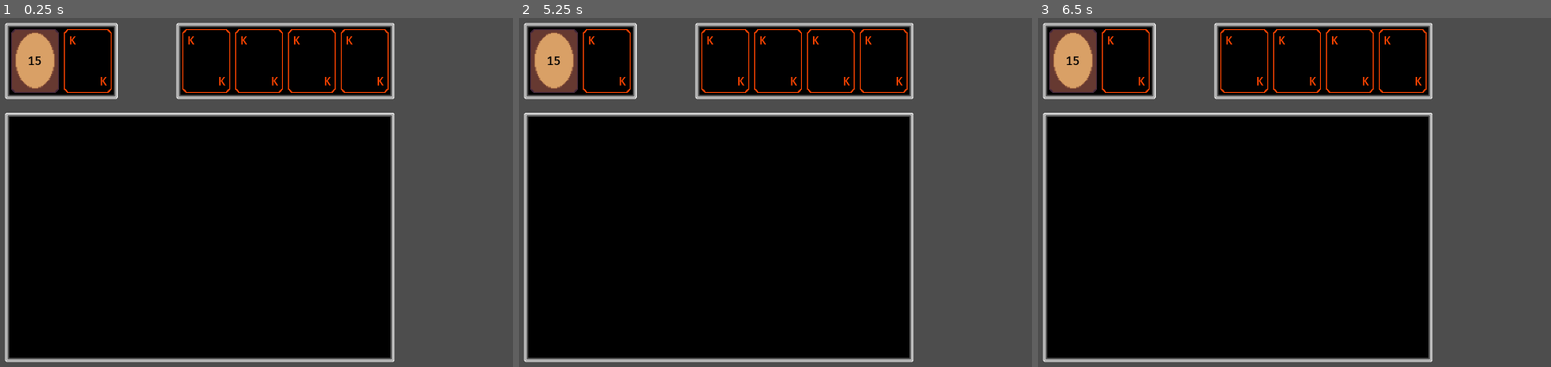
Above: before the commit, frames 1-3 (left to right).
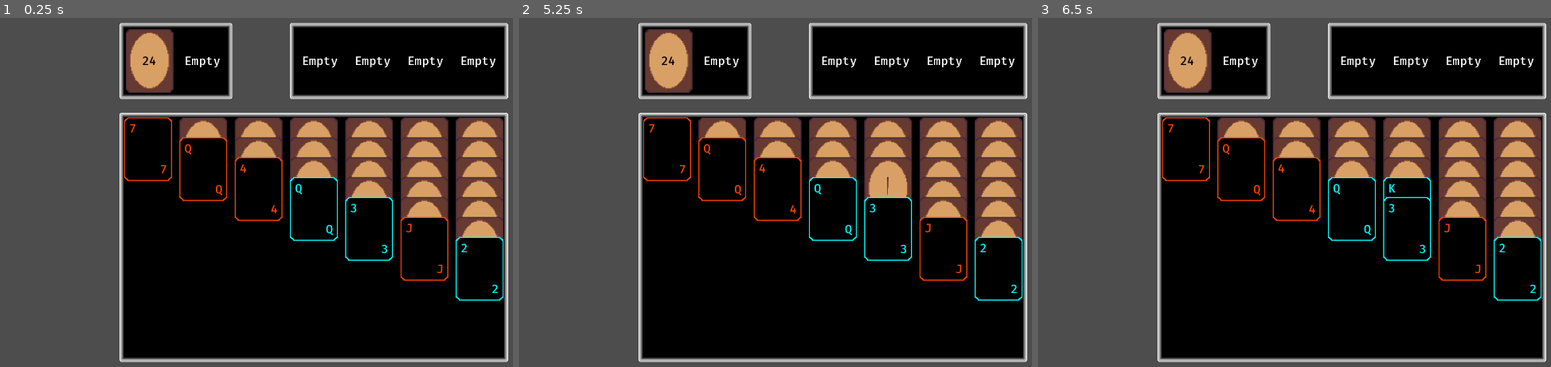
Above: after the commit, the same moments.

Repository: bjornarprytz/solitaire
Game: Godot game, scene res://main.tscn
Two runs of this game, one before a commit and one after it. Both use one fixed random seed, a clock stepped at 60 frames per second and the inputs below.
Inputs (mouse positions are in pixels of both pictures, inside the frame that each line leads up to):
- Up to frame 1 (0.25 s): no input
- Up to frame 2 (5.25 s): tap Enter at 0.5, 2, 3.5 s; move the mouse to (975, 175) at 0.52 s; click (975, 175) at 0.67 s; tap Space at 1.25, 2.75, 4.25 s; move the mouse to (703, 209) at 1.27 s; click (703, 209) at 1.42 s; move the mouse to (898, 112) at 2.02 s; click (898, 112) at 2.17 s; move the mouse to (801, 265) at 2.77 s; click (801, 265) at 2.92 s; move the mouse to (1021, 244) at 3.52 s; click (1021, 244) at 3.67 s; move the mouse to (642, 140) at 4.27 s; click (642, 140) at 4.42 s; move the mouse to (862, 192) at 5.02 s; click (862, 192) at 5.17 s
- Up to frame 3 (6.5 s): move the mouse to (1258, 101) at 5.77 s; click (1258, 101) at 5.92 s

The runs differ from the first frame. In frame 1, 54% of the frame differs, in the area x 0-100%, y 1-99%; in frame 2, 54%; in frame 3, 54%.

Commit message:
initialize piles

Diff:
--- a/src/card.gd
+++ b/src/card.gd
@@ -15,7 +15,7 @@
 func _ready() -> void:
 	value_1.text = card_data.value_as_string()
 	value_2.text = card_data.value_as_string()
-	modulate = card_data.suit_as_color()
+	front.modulate = card_data.suit_as_color()
 
 	if is_face_down:
 		front.hide()
--- a/src/data/card_data.gd
+++ b/src/data/card_data.gd
@@ -11,6 +11,10 @@
 
 @export_range(1, 13) var value: int
 @export var suit : Suit
+
+func _init(suit_: Suit, value_: int) -> void:
+	suit = suit_
+	value = value_
 
 func value_as_string() -> String:
 	match (value):
@@ -33,3 +37,9 @@
 
 func suit_as_icon() -> Texture:
 	return preload("res://icon.svg")
+
+static func each_value() -> Array:
+	return range(1, 14)
+
+static func each_suit() -> Array[Suit]:
+	return [Suit.Hearts, Suit.Clubs, Suit.Diamonds, Suit.Spades]
--- a/src/draw_pile.gd
+++ b/src/draw_pile.gd
@@ -1,12 +1,24 @@
 class_name DrawPile
-extends TextureRect
+extends CanvasItem
 
 @onready var count_label: RichTextLabel = %Count
+@onready var hidden_cards: Node2D = %HiddenCards
 
 @onready var count : int:
 	set(value):
 		count = value
 		count_label.text = str(count)
 
-func _ready() -> void:
-	count = 15
+func add_cards(cards: Array[Card]):
+	for card in cards:
+		if (card.get_parent() == null):
+			hidden_cards.add_child(card)
+		else:
+			card.reparent(hidden_cards)
+	count = hidden_cards.get_child_count()
+
+func get_card() -> Card:
+	if hidden_cards.get_child_count() == 0:
+		return null
+
+	return hidden_cards.get_child(-1)
--- a/src/draw_pile.tscn
+++ b/src/draw_pile.tscn
@@ -3,11 +3,18 @@
 [ext_resource type="Texture2D" uid="uid://x26utaa7p8la" path="res://assets/img/card-back-sprite-medium.png" id="1_k8hdt"]
 [ext_resource type="Script" uid="uid://btybroomsnd" path="res://draw_pile.gd" id="2_iq4tk"]
 
-[node name="TextureRect" type="TextureRect"]
-texture = ExtResource("1_k8hdt")
+[node name="DrawPile" type="MarginContainer"]
+theme_override_constants/margin_left = 3
+theme_override_constants/margin_top = 3
+theme_override_constants/margin_right = 3
+theme_override_constants/margin_bottom = 3
 script = ExtResource("2_iq4tk")
 
-[node name="Count" type="RichTextLabel" parent="."]
+[node name="Texture" type="TextureRect" parent="."]
+layout_mode = 2
+texture = ExtResource("1_k8hdt")
+
+[node name="Count" type="RichTextLabel" parent="Texture"]
 unique_name_in_owner = true
 modulate = Color(0, 0, 0, 1)
 layout_mode = 1
@@ -25,3 +32,8 @@
 fit_content = true
 horizontal_alignment = 1
 vertical_alignment = 1
+
+[node name="HiddenCards" type="Node2D" parent="."]
+unique_name_in_owner = true
+visible = false
+position = Vector2(3, 3)
--- a/src/main.gd
+++ b/src/main.gd
@@ -1 +1,30 @@
 extends Node2D
+
+var card_spawner = preload("res://card.tscn")
+
+@onready var stack_piles: Array[StackPile] = [%StackPile1, %StackPile2, %StackPile3, %StackPile4, %StackPile5, %StackPile6, %StackPile7]
+@onready var open_pile: OpenPile = %OpenPile
+@onready var draw_pile: DrawPile = %DrawPile
+
+func _ready() -> void:
+	var cards: Array[Card] = []
+	for suit in CardData.each_suit():
+		for value in CardData.each_value():
+			var card = card_spawner.instantiate() as Card
+			card.card_data = CardData.new(suit, value)
+
+			cards.push_back(card)
+	cards.shuffle()
+
+	for i in range(stack_piles.size()):
+		var pile = stack_piles[i]
+
+		var face_down_cards: Array[Card] = []
+		for j in range(i):
+			var card = cards.pop_back()
+			face_down_cards.push_back(card)
+		var face_up_card = cards.pop_back()
+
+		pile.initialize(face_down_cards, face_up_card)
+
+	draw_pile.add_cards(cards)
--- a/src/main.tscn
+++ b/src/main.tscn
@@ -1,17 +1,10 @@
-[gd_scene load_steps=8 format=3 uid="uid://cgrejd4v5ywd3"]
+[gd_scene load_steps=6 format=3 uid="uid://cgrejd4v5ywd3"]
 
 [ext_resource type="Script" uid="uid://ceckrfjftshqs" path="res://main.gd" id="1_ig7tw"]
 [ext_resource type="PackedScene" uid="uid://y2ema5vflrsn" path="res://draw_pile.tscn" id="2_1bvp3"]
-[ext_resource type="PackedScene" uid="uid://bc5e58fyby0i2" path="res://card.tscn" id="3_1bvp3"]
-[ext_resource type="Script" uid="uid://brbusmvass5ub" path="res://data/card_data.gd" id="4_lquwl"]
+[ext_resource type="PackedScene" uid="uid://bbka0t236o8i8" path="res://open_pile.tscn" id="3_lquwl"]
 [ext_resource type="PackedScene" uid="uid://cblwct10ittyy" path="res://terminal_pile.tscn" id="5_lquwl"]
 [ext_resource type="PackedScene" uid="uid://d0adfppnjcaek" path="res://stack_pile.tscn" id="6_7mycd"]
-
-[sub_resource type="Resource" id="Resource_7mycd"]
-script = ExtResource("4_lquwl")
-value = 13
-suit = 2
-metadata/_custom_type_script = "uid://brbusmvass5ub"
 
 [node name="Main" type="Node2D"]
 script = ExtResource("1_ig7tw")
@@ -22,7 +15,6 @@
 anchors_preset = 15
 anchor_right = 1.0
 anchor_bottom = 1.0
-offset_right = -458.0
 grow_horizontal = 2
 grow_vertical = 2
 theme_override_constants/margin_left = 20
@@ -32,6 +24,7 @@
 
 [node name="Control" type="Control" parent="CanvasLayer/MarginContainer"]
 layout_mode = 2
+size_flags_horizontal = 4
 
 [node name="VBoxContainer" type="VBoxContainer" parent="CanvasLayer/MarginContainer/Control"]
 layout_mode = 1
@@ -51,27 +44,13 @@
 [node name="HB" type="HBoxContainer" parent="CanvasLayer/MarginContainer/Control/VBoxContainer/HBoxContainer/DrawAndOpen"]
 layout_mode = 2
 
-[node name="DrawPile" type="MarginContainer" parent="CanvasLayer/MarginContainer/Control/VBoxContainer/HBoxContainer/DrawAndOpen/HB"]
-layout_mode = 2
-theme_override_constants/margin_left = 3
-theme_override_constants/margin_top = 3
-theme_override_constants/margin_right = 3
-theme_override_constants/margin_bottom = 3
-
-[node name="TextureRect" parent="CanvasLayer/MarginContainer/Control/VBoxContainer/HBoxContainer/DrawAndOpen/HB/DrawPile" instance=ExtResource("2_1bvp3")]
+[node name="DrawPile" parent="CanvasLayer/MarginContainer/Control/VBoxContainer/HBoxContainer/DrawAndOpen/HB" instance=ExtResource("2_1bvp3")]
+unique_name_in_owner = true
 layout_mode = 2
 
-[node name="OpenPile" type="MarginContainer" parent="CanvasLayer/MarginContainer/Control/VBoxContainer/HBoxContainer/DrawAndOpen/HB"]
+[node name="OpenPile" parent="CanvasLayer/MarginContainer/Control/VBoxContainer/HBoxContainer/DrawAndOpen/HB" instance=ExtResource("3_lquwl")]
+unique_name_in_owner = true
 layout_mode = 2
-theme_override_constants/margin_left = 3
-theme_override_constants/margin_top = 3
-theme_override_constants/margin_right = 3
-theme_override_constants/margin_bottom = 3
-
-[node name="Card" parent="CanvasLayer/MarginContainer/Control/VBoxContainer/HBoxContainer/DrawAndOpen/HB/OpenPile" instance=ExtResource("3_1bvp3")]
-modulate = Color(1, 0.27058825, 0, 1)
-layout_mode = 2
-card_data = SubResource("Resource_7mycd")
 
 [node name="Control" type="Control" parent="CanvasLayer/MarginContainer/Control/VBoxContainer/HBoxContainer"]
 custom_minimum_size = Vector2(20, 0)
@@ -111,23 +90,30 @@
 layout_mode = 2
 theme_override_constants/separation = 15
 
-[node name="StackPile" parent="CanvasLayer/MarginContainer/Control/VBoxContainer/Stacks/HB" instance=ExtResource("6_7mycd")]
+[node name="StackPile1" parent="CanvasLayer/MarginContainer/Control/VBoxContainer/Stacks/HB" instance=ExtResource("6_7mycd")]
+unique_name_in_owner = true
 layout_mode = 2
 
 [node name="StackPile2" parent="CanvasLayer/MarginContainer/Control/VBoxContainer/Stacks/HB" instance=ExtResource("6_7mycd")]
+unique_name_in_owner = true
 layout_mode = 2
 
 [node name="StackPile3" parent="CanvasLayer/MarginContainer/Control/VBoxContainer/Stacks/HB" instance=ExtResource("6_7mycd")]
+unique_name_in_owner = true
 layout_mode = 2
 
 [node name="StackPile4" parent="CanvasLayer/MarginContainer/Control/VBoxContainer/Stacks/HB" instance=ExtResource("6_7mycd")]
+unique_name_in_owner = true
 layout_mode = 2
 
 [node name="StackPile5" parent="CanvasLayer/MarginContainer/Control/VBoxContainer/Stacks/HB" instance=ExtResource("6_7mycd")]
+unique_name_in_owner = true
 layout_mode = 2
 
 [node name="StackPile6" parent="CanvasLayer/MarginContainer/Control/VBoxContainer/Stacks/HB" instance=ExtResource("6_7mycd")]
+unique_name_in_owner = true
 layout_mode = 2
 
 [node name="StackPile7" parent="CanvasLayer/MarginContainer/Control/VBoxContainer/Stacks/HB" instance=ExtResource("6_7mycd")]
+unique_name_in_owner = true
 layout_mode = 2
--- /dev/null
+++ b/src/open_pile.gd
@@ -0,0 +1,2 @@
+class_name OpenPile
+extends CanvasItem
--- /dev/null
+++ b/src/open_pile.tscn
@@ -0,0 +1,20 @@
+[gd_scene load_steps=2 format=3 uid="uid://bbka0t236o8i8"]
+
+[ext_resource type="Script" uid="uid://d27w03fbdt3f0" path="res://open_pile.gd" id="1_pqafe"]
+
+[node name="OpenPile" type="MarginContainer"]
+theme_override_constants/margin_left = 3
+theme_override_constants/margin_top = 3
+theme_override_constants/margin_right = 3
+theme_override_constants/margin_bottom = 3
+script = ExtResource("1_pqafe")
+
+[node name="EmptyText" type="RichTextLabel" parent="."]
+layout_mode = 2
+text = "Empty"
+horizontal_alignment = 1
+vertical_alignment = 1
+
+[node name="Cards" type="Control" parent="."]
+custom_minimum_size = Vector2(96, 128)
+layout_mode = 2
--- a/src/stack_pile.gd
+++ b/src/stack_pile.gd
@@ -8,6 +8,9 @@
 	for card in face_down_cards:
 		card.is_face_down = true
 		face_down.add_child(card)
+
+	if (face_down_cards.size() > 0):
+		face_down.show()
 
 	face_up_card.is_face_down = false
 	face_up.add_child(face_up_card)
--- a/src/stack_pile.tscn
+++ b/src/stack_pile.tscn
@@ -6,11 +6,13 @@
 custom_minimum_size = Vector2(96, 0)
 offset_right = 96.0
 offset_bottom = 1052.0
+size_flags_vertical = 3
 theme_override_constants/separation = -88
 script = ExtResource("1_u52gb")
 
 [node name="FaceDown" type="VBoxContainer" parent="."]
 unique_name_in_owner = true
+visible = false
 layout_mode = 2
 theme_override_constants/separation = -88
 
--- a/src/terminal_pile.tscn
+++ b/src/terminal_pile.tscn
@@ -1,16 +1,8 @@
-[gd_scene load_steps=6 format=3 uid="uid://cblwct10ittyy"]
+[gd_scene load_steps=3 format=3 uid="uid://cblwct10ittyy"]
 
-[ext_resource type="PackedScene" uid="uid://bc5e58fyby0i2" path="res://card.tscn" id="1_gtjg0"]
 [ext_resource type="Script" uid="uid://b6stt2t0vqr" path="res://terminal_pile.gd" id="1_k6s5h"]
-[ext_resource type="Script" uid="uid://brbusmvass5ub" path="res://data/card_data.gd" id="2_k6s5h"]
 
 [sub_resource type="StyleBoxEmpty" id="StyleBoxEmpty_k6s5h"]
-
-[sub_resource type="Resource" id="Resource_7mycd"]
-script = ExtResource("2_k6s5h")
-value = 13
-suit = 2
-metadata/_custom_type_script = "uid://brbusmvass5ub"
 
 [node name="HeartsTerminal" type="MarginContainer"]
 theme_override_constants/margin_left = 3
@@ -19,12 +11,14 @@
 theme_override_constants/margin_bottom = 3
 script = ExtResource("1_k6s5h")
 
+[node name="EmptyText" type="RichTextLabel" parent="."]
+layout_mode = 2
+text = "Empty"
+horizontal_alignment = 1
+vertical_alignment = 1
+
 [node name="Cards" type="PanelContainer" parent="."]
 unique_name_in_owner = true
+custom_minimum_size = Vector2(96, 128)
 layout_mode = 2
 theme_override_styles/panel = SubResource("StyleBoxEmpty_k6s5h")
-
-[node name="Card" parent="Cards" instance=ExtResource("1_gtjg0")]
-modulate = Color(1, 0.27058825, 0, 1)
-layout_mode = 2
-card_data = SubResource("Resource_7mycd")
Not shown, added: src/open_pile.gd.uid
